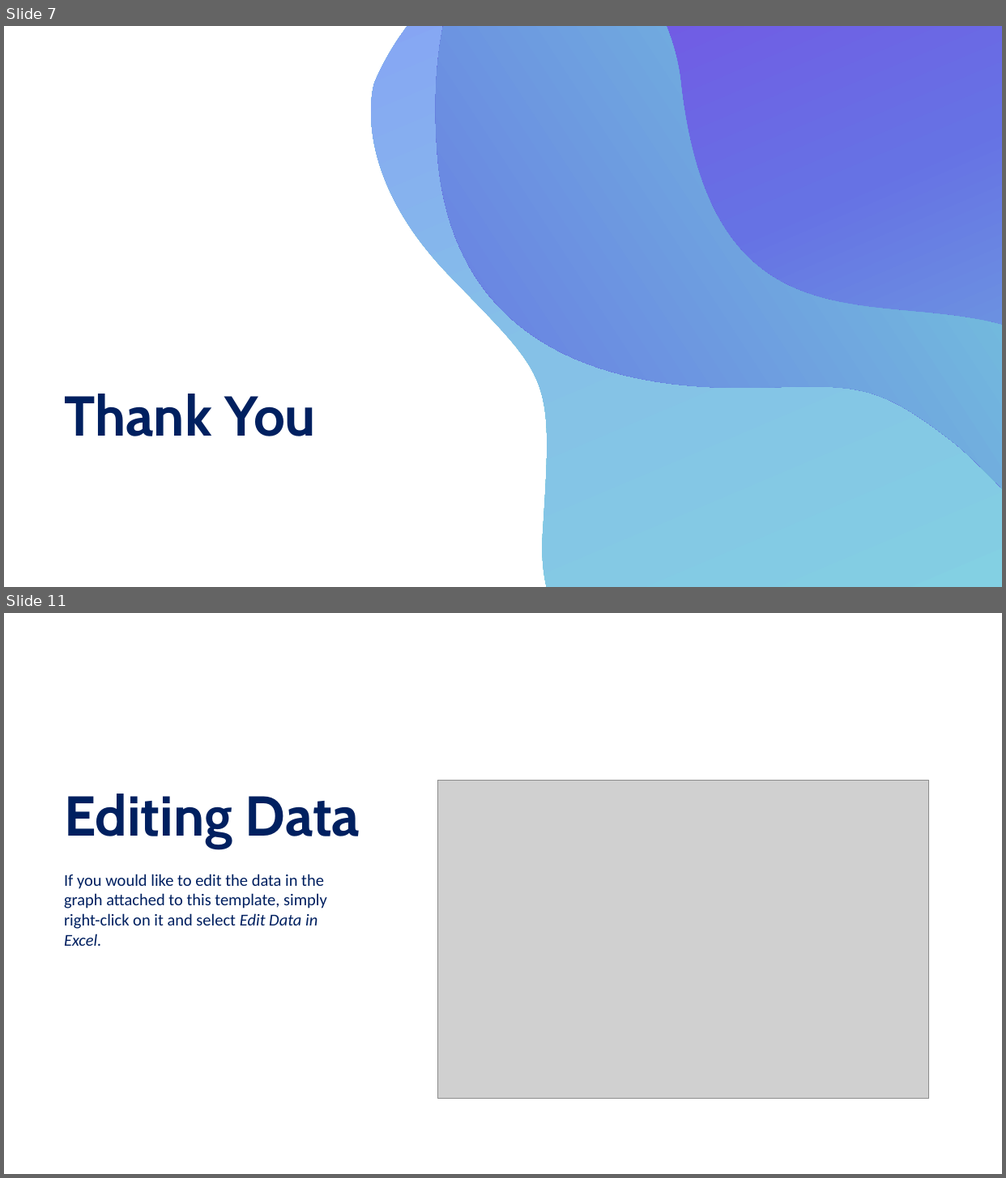
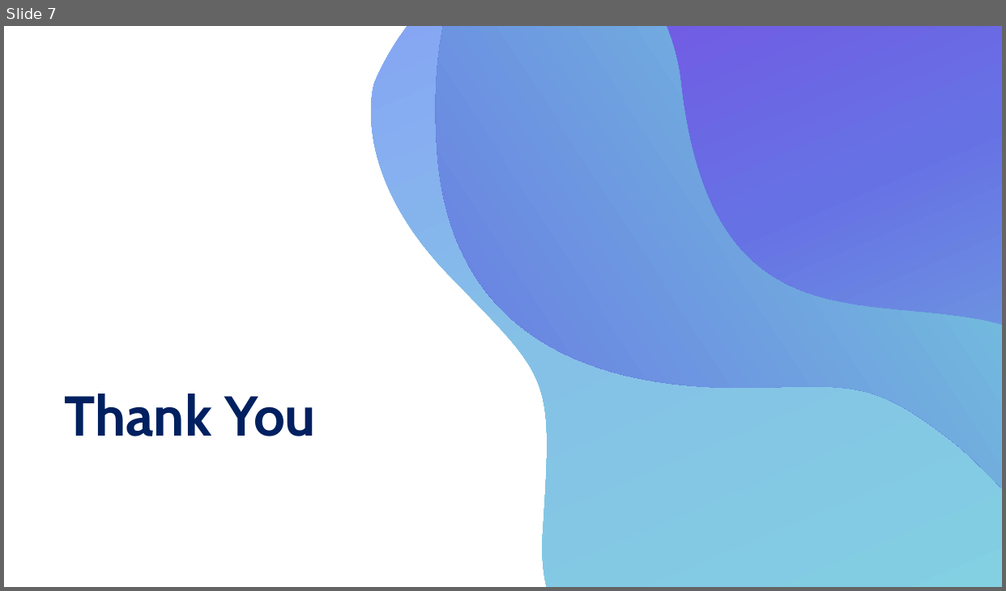
Before and after one commit to kurniado729/sistem_kp, a slide deck: SELAIN SISTEM/LAPORAN/ppt KP.pptx. Shown one above the other, each under a label of ours: slides 7 and 11 before the commit, slide 7 after it; the slides between them are not shown. The pictures are 1006x1178 and 1006x591 pixels, drawn with LibreOffice and Linux fonts; fonts in the diff are those of the drawing; grey boxes stand for pictures. Boxes give left, top, right and bottom in pixels: in the first picture for what was removed or moved away, otherwise in the second. Text is boxed around its words. In the diff, an @@ line names an element or a change of style, - is before the commit and + after.

```diff
--- a/SELAIN SISTEM/LAPORAN/ppt KP.pptx
+++ b/SELAIN SISTEM/LAPORAN/ppt KP.pptx
@@ slide 11 removed at [4, 613, 1002, 1174], background #FFFFFF @@
@@ picture removed at [438, 781, 929, 1099] @@
@@ text removed at [64, 794, 360, 849] @@
-Editing Data
@@ text removed at [64, 874, 327, 946] @@
-If you would like to edit the data in the graph attached to this template, simply right-click on it and select Edit Data in Excel.
```
Also in this commit, not shown: 2 slides changed, 3 other slides removed, 1 other file.
